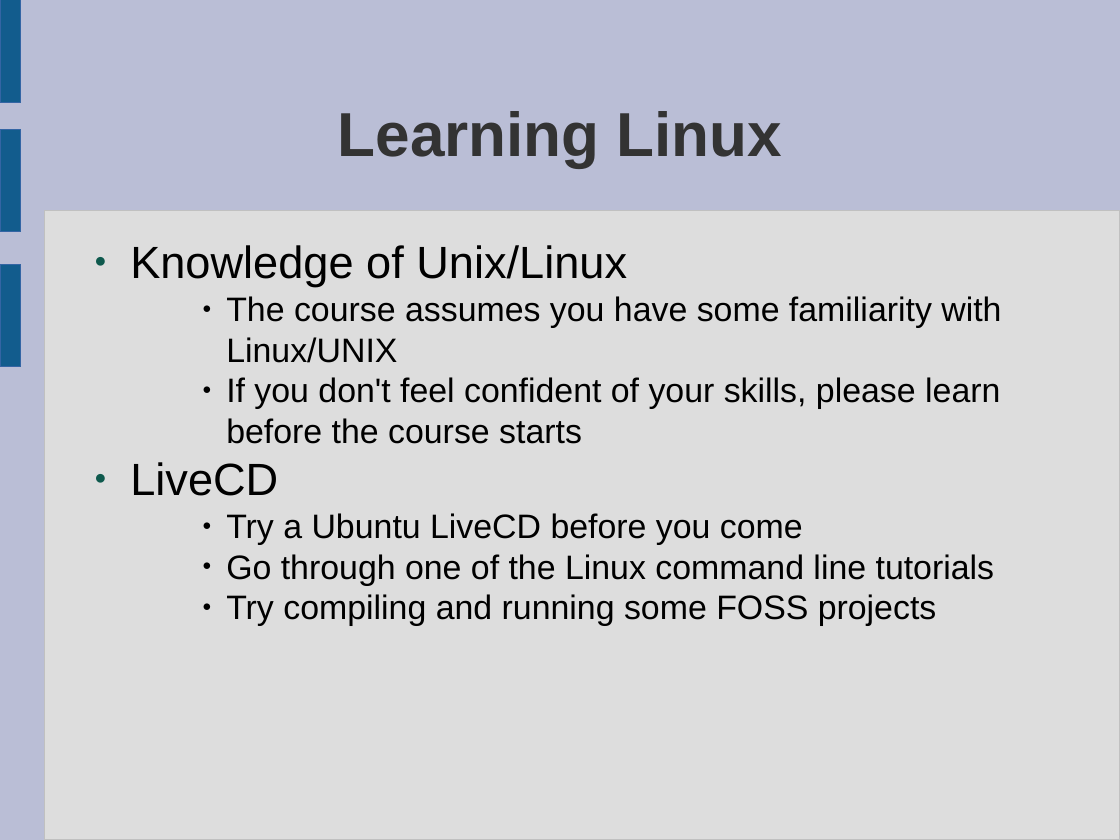
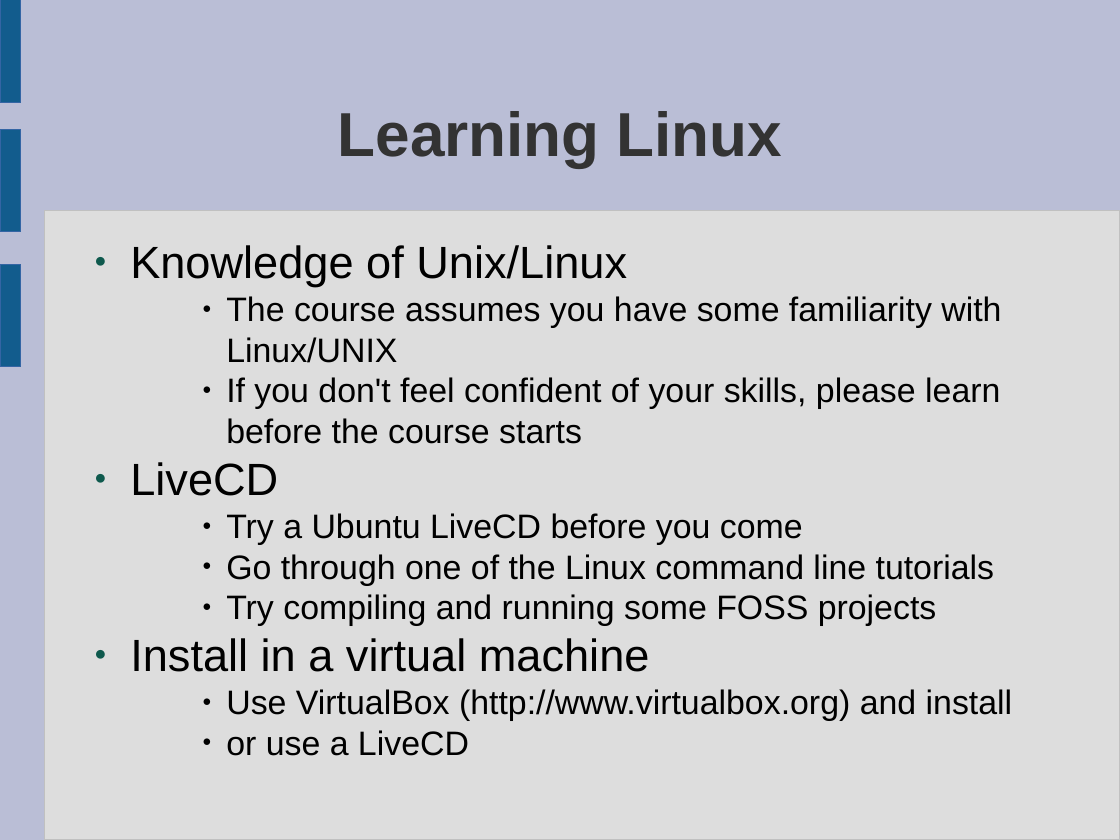
Before and after one commit to laurencesmart/comp8440, a slide deck: slide 12 of lectures/course_introduction.odp (slide 10 before the commit). Drawn at 1120x840 pixels with LibreOffice and Linux fonts; fonts in the diff are those of the drawing. Boxes give left, top, right and bottom in pixels: in the first picture for what was removed or moved away, otherwise in the second. Text is boxed around its words. In the diff, an @@ line names an element or a change of style, - is before the commit and + after.

```diff
--- a/lectures/course_introduction.odp
+++ b/lectures/course_introduction.odp
@@ text at box(130, 638, 1013, 756): paragraphs added @@
+● Install in a virtual machine
+    ● Use VirtualBox (http://www.virtualbox.org) and install
+    ● or use a LiveCD
```
Also in this commit, not shown: 7 other slides changed, 2 slides added, 1 other file.
